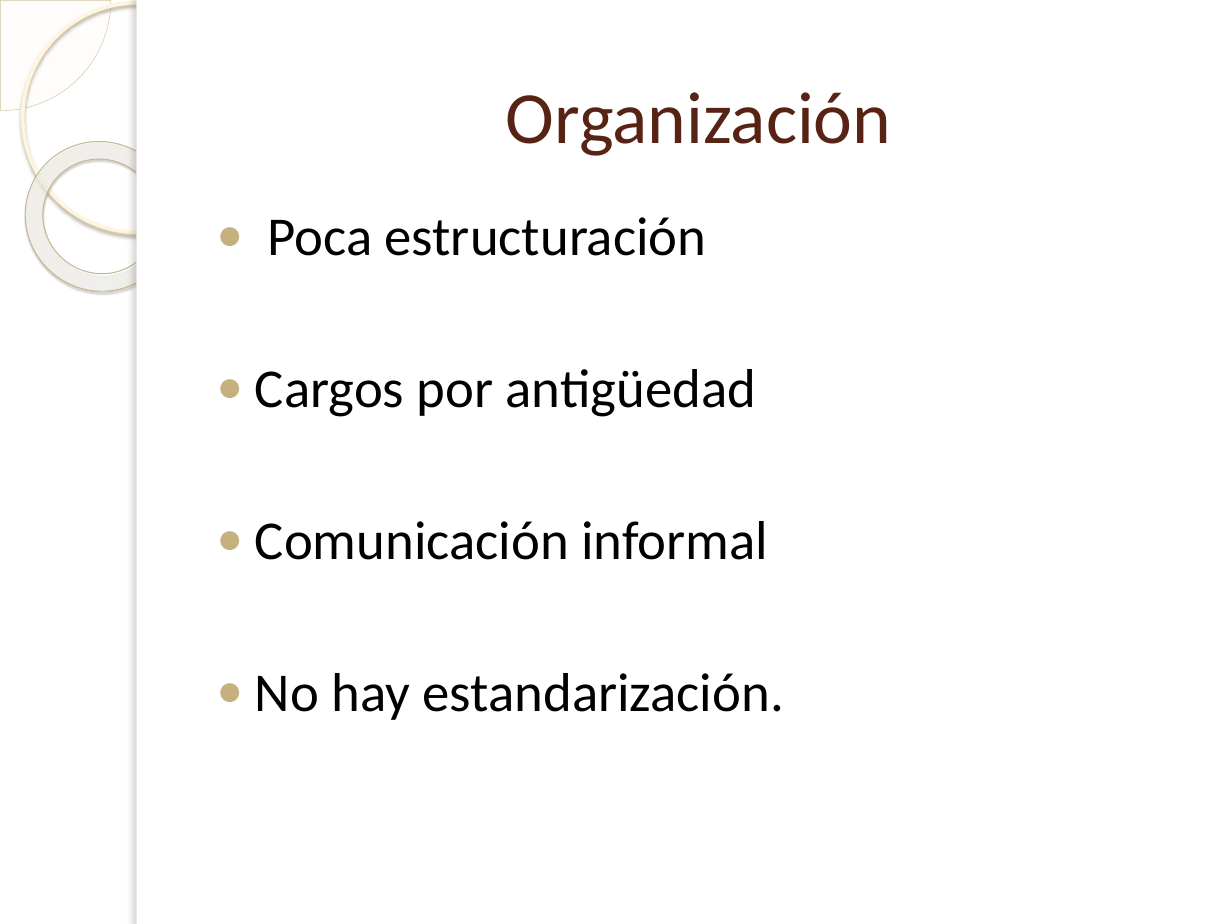
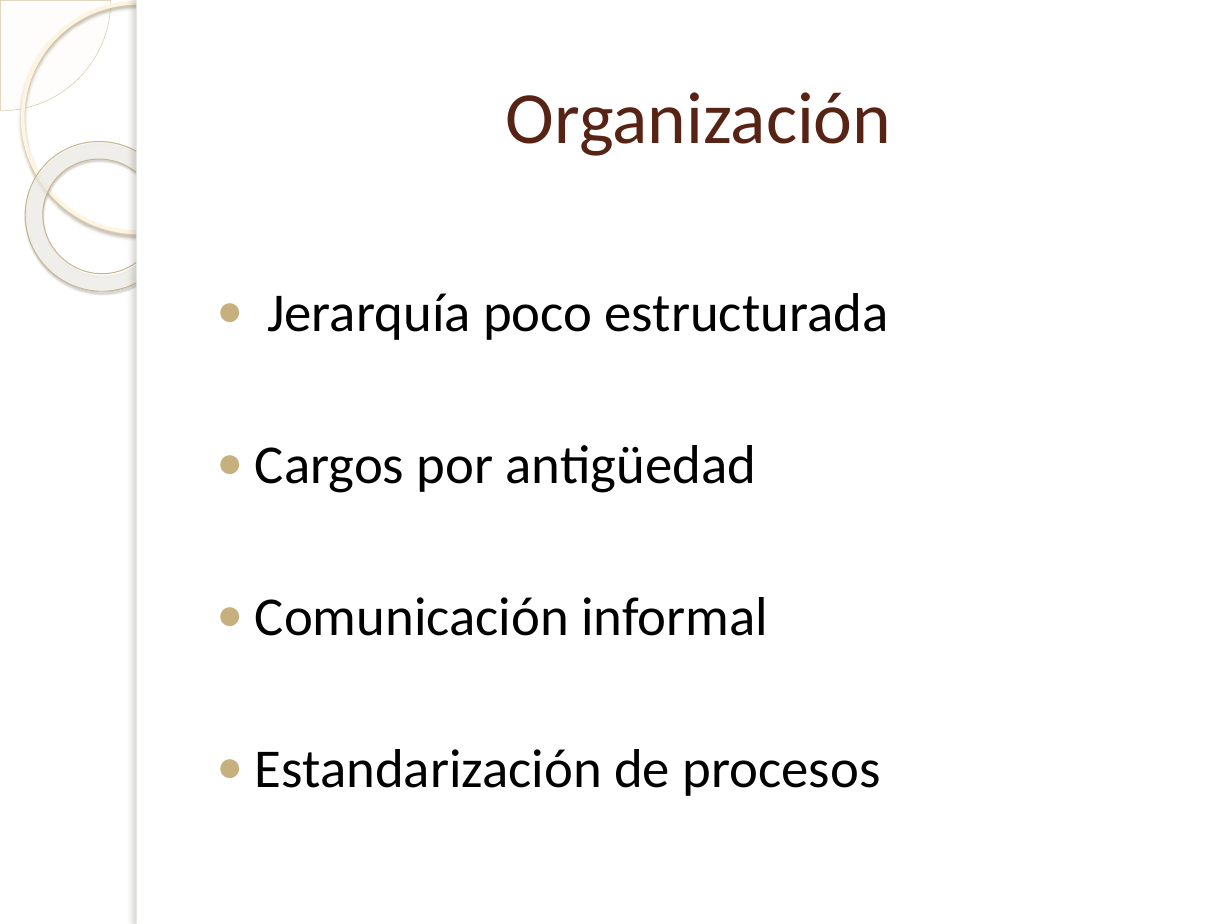
Before and after one commit to Bloodclot24/empresitas, a slide deck: slide 5 of Presentacion/Presentacion.pptx. Drawn at 1232x924 pixels with LibreOffice and Linux fonts; fonts in the diff are those of the drawing; background and template pictures are left out. Boxes give left, top, right and bottom in pixels: in the first picture for what was removed or moved away, otherwise in the second. Text is boxed around its words. In the diff, an @@ line names an element or a change of style, - is before the commit and + after.

```diff
--- a/Presentacion/Presentacion.pptx
+++ b/Presentacion/Presentacion.pptx
@@ text at (267, 293, 889, 340): text changed @@
-● Poca estructuración
+● Jerarquía poco estructurada
@@ text at (255, 749, 881, 796): text changed @@
-● No hay estandarización.
+● Estandarización de procesos
```
Also in this commit, not shown: 6 other slides changed, 6 slides added, 1 slide removed, 15 other files.
